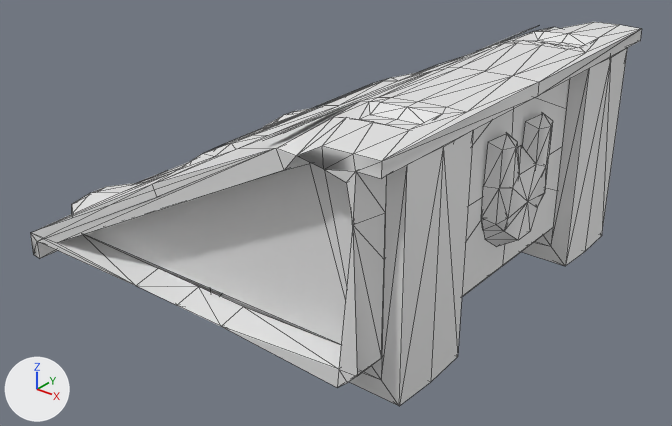
One commit to the FBX model src/addons/no_mans_sky_base_builder/models/corvette/B_STR_AA_E.fbx: the scene before it, then after it.
Before and after are seen from a 50 mm lens placed at (7.52, -9.32, 6.24), pointed at (-0.16, 0.29, 0.29). Lighting does not change. The marker at lower left points along +X, +Y and +Z. The older version comes first. Mesh edges are drawn as thin lines. Vertices at exactly the same position are counted once.

In view in the first picture: 'B_STR_AA_E'.
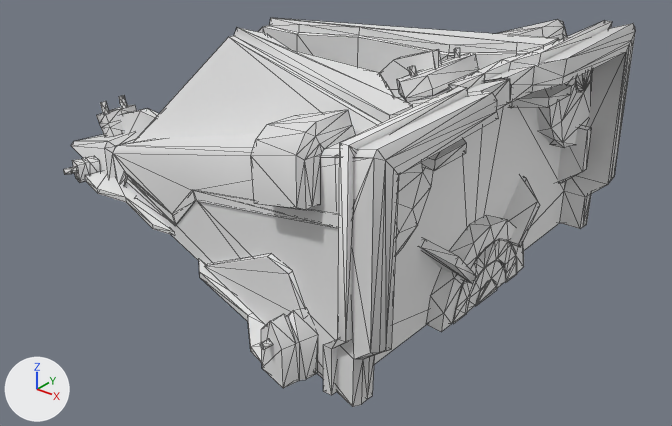
Diff of the bpy script that builds the scene:
```diff
--- a/src/addons/no_mans_sky_base_builder/models/corvette/B_STR_AA_E.fbx.py
+++ b/src/addons/no_mans_sky_base_builder/models/corvette/B_STR_AA_E.fbx.py
@@ me_b_str_aa_emesh @@
 # used by ob_b_str_aa_e; location = (0.0, 0.0, 0.0); rotation_euler = (1.571, 0.0, 0.0), in degrees (90, 0, 0)
-me_b_str_aa_emesh.from_pydata(...)  # 386 vertices, 664 faces; spans x -3.14..3.0, y 0.0..3.0, z -3.0..3.0
+me_b_str_aa_emesh.from_pydata(...)  # 1293 vertices, 1896 faces; spans x -2.94..6.01, y 0.0..3.11, z -3.16..3.15
+# me_b_str_aa_emesh part 1: the loose piece of 284 vertices spanning x -3.14..3.0, y 0.0..3.0, z -3.0..3.0 is rebuilt with 130 vertices and now spans x -2.94..6.01, y 0.0..3.07, z -2.97..2.97
+# me_b_str_aa_emesh part 2: the loose piece of 47 vertices spanning x 2.75..3.0, y 0.89..2.47, z -0.68..0.68 is deleted
+# me_b_str_aa_emesh part 3: 1105 vertices added at x -2.68..4.82, y 0.0..3.11, z -3.16..3.15
+# other edits to the shape of me_b_str_aa_emesh do not show in these pictures
@@ ob_b_str_aa_e @@
 ob_b_str_aa_e.location = (0.0, 0.0, 0.0)
-ob_b_str_aa_e.rotation_euler = (1.571, 0.0, 0.0)  # degrees (90, 0, 0)
+ob_b_str_aa_e.rotation_euler = (1.571, 0.0, -3.142)  # degrees (90, 0, -180)
```

Pixel boxes (x1, y1, x2, y2) of what changed, in the pictures (672 x 426 px):
'B_STR_AA_E', reshaped, turned
    before: (31, 22, 641, 406)
    after: (64, 18, 635, 407)
part 1 of me_b_str_aa_emesh, rebuilt (8% narrower)
    before: (31, 22, 641, 406)
    after: (71, 23, 635, 407)
part 2 of me_b_str_aa_emesh, deleted
    before: (481, 113, 553, 246)
part 3 of me_b_str_aa_emesh, added
    after: (64, 18, 612, 395)
